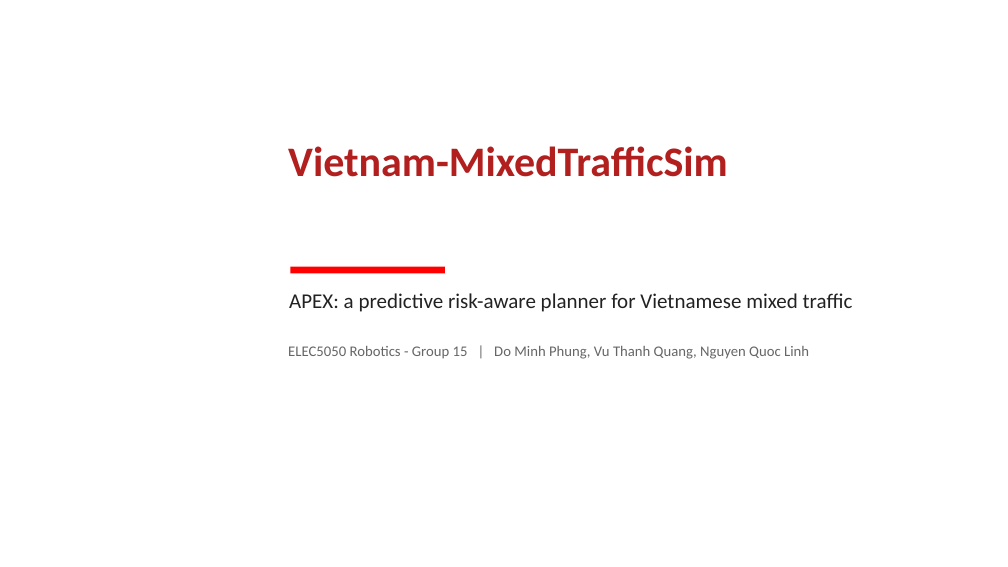
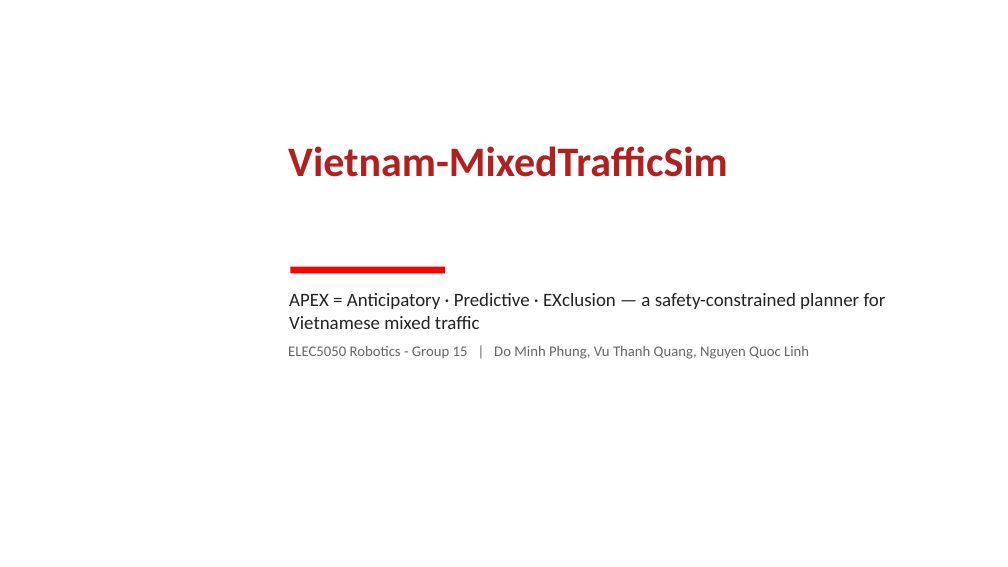
Before and after one commit to vthanhquang/robotics-final-project, a slide deck: slide 1 of slides/Vietnam-MixedTrafficSim_APEX.pptx. Drawn at 1008x567 pixels with LibreOffice and Linux fonts; fonts in the diff are those of the drawing; background and template pictures are left out. Boxes give left, top, right and bottom in pixels: in the first picture for what was removed or moved away, otherwise in the second. Text is boxed around its words. In the diff, an @@ line names an element or a change of style, - is before the commit and + after.

```diff
--- a/slides/Vietnam-MixedTrafficSim_APEX.pptx
+++ b/slides/Vietnam-MixedTrafficSim_APEX.pptx
@@ text at (289, 293, 886, 329): text changed; size 20 to 18 pt @@
-APEX: a predictive risk-aware planner for Vietnamese mixed traffic
+APEX = Anticipatory · Predictive · EXclusion — a safety-constrained planner for Vietnamese mixed traffic
```
Also in this commit, not shown: 4 other files.
